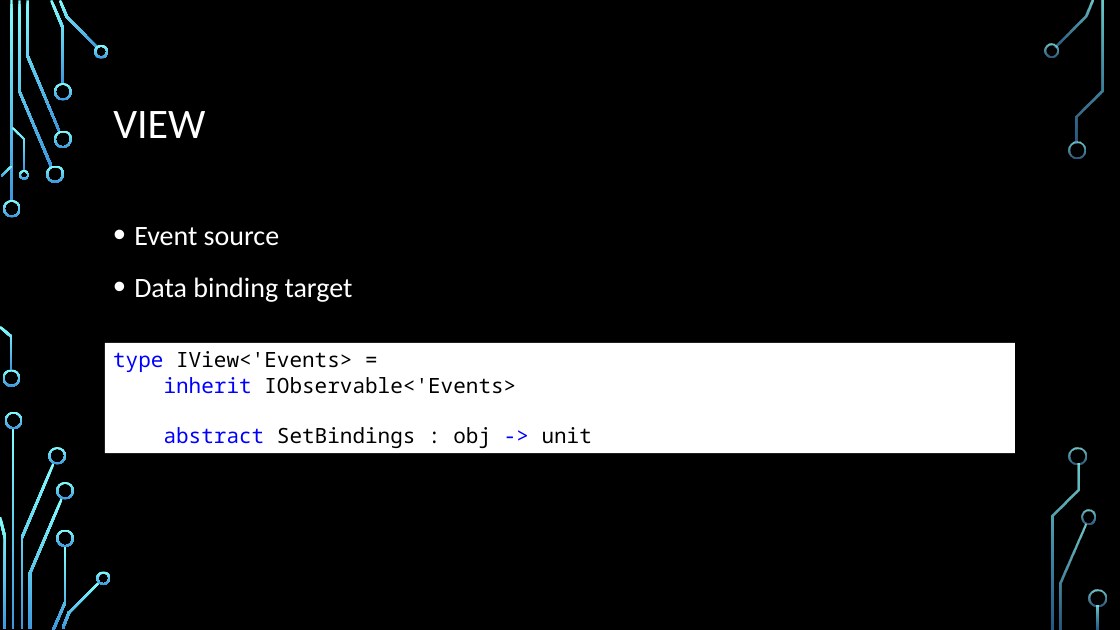
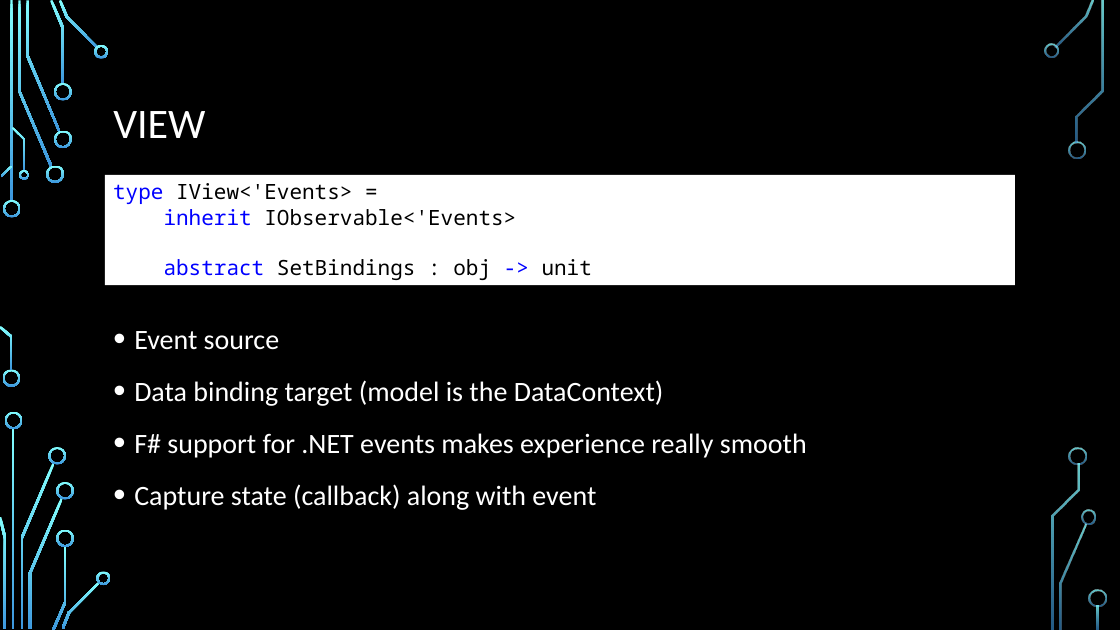
Before and after one commit to dmitry-a-morozov/fsharp-wpf-mvc-series, a slide deck: slide 11 of NYC Meetup.2013-04-23.pptx (slide 9 before the commit). Drawn at 1120x630 pixels with LibreOffice and Linux fonts; fonts in the diff are those of the drawing; background and template pictures are left out. Boxes give left, top, right and bottom in pixels: in the first picture for what was removed or moved away, otherwise in the second. Text is boxed around its words. In the diff, an @@ line names an element or a change of style, - is before the commit and + after.

```diff
--- a/NYC Meetup.2013-04-23.pptx
+++ b/NYC Meetup.2013-04-23.pptx
@@ rectangle "type IView<'Events> =" moved from (x1=105, y1=343, x2=1015, y2=453) to (x1=105, y1=175, x2=1015, y2=285) @@
@@ text "Event source" moved from (x1=134, y1=227, x2=353, y2=302) to (x1=134, y1=331, x2=807, y2=510) @@
@@ text at (x1=134, y1=380, x2=807, y2=510): text changed @@
-• Data binding target
+• Data binding target (model is the DataContext)
+• F# support for .NET events makes experience really smooth
+• Capture state (callback) along with event
```
Also in this commit, not shown: 6 other slides changed, 2 slides added, 3 other files.
